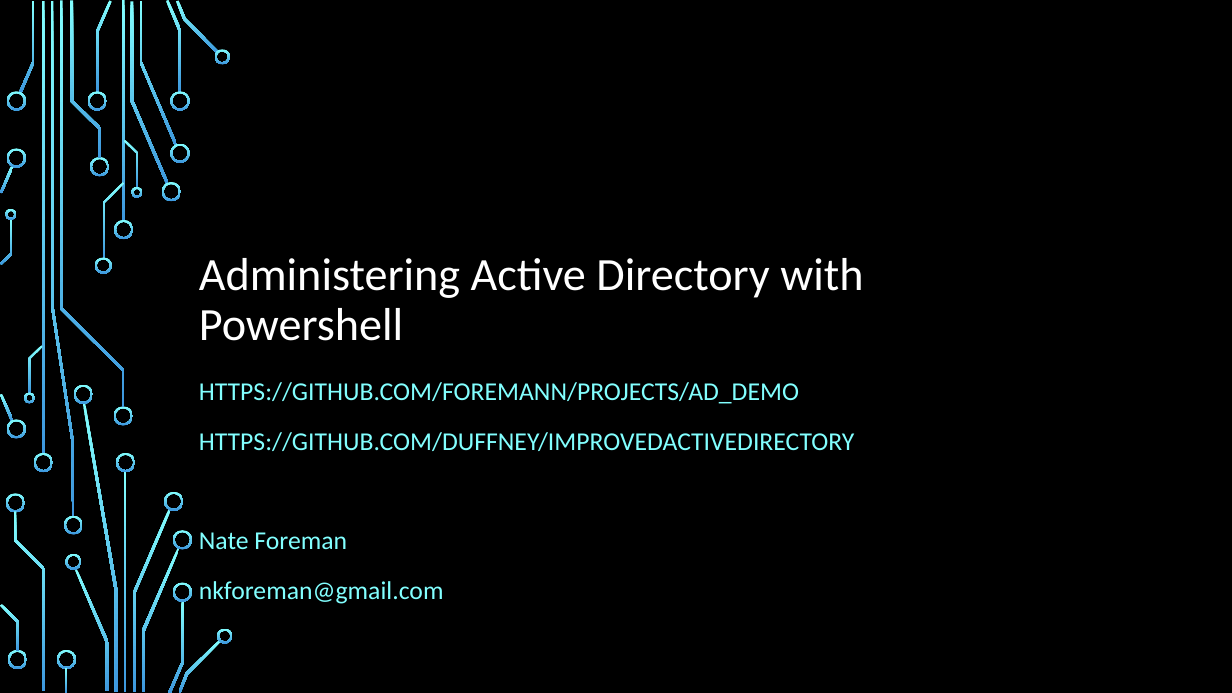
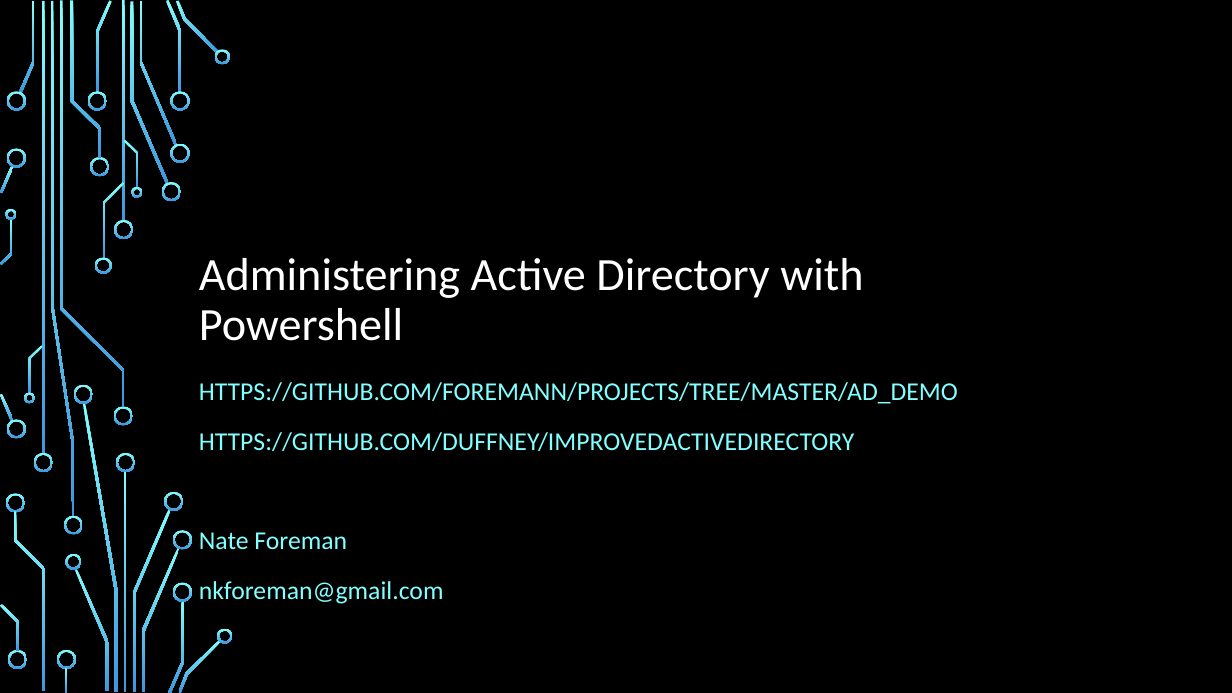
Before and after one commit to foremann/Projects, a slide deck: slide 1 of AD_Demo/AD_Demo.pptx. Drawn at 1232x693 pixels with LibreOffice and Linux fonts; fonts in the diff are those of the drawing; background and template pictures are left out. Boxes give left, top, right and bottom in pixels: in the first picture for what was removed or moved away, otherwise in the second. Text is boxed around its words. In the diff, an @@ line names an element or a change of style, - is before the commit and + after.

```diff
--- a/AD_Demo/AD_Demo.pptx
+++ b/AD_Demo/AD_Demo.pptx
@@ subtitle at [199, 382, 958, 404]: text changed @@
-HTTPS://GITHUB.COM/FOREMANN/PROJECTS/AD_DEMO
+HTTPS://GITHUB.COM/FOREMANN/PROJECTS/TREE/MASTER/AD_DEMO
```
Also in this commit, not shown: 3 other slides changed, 1 other file.
